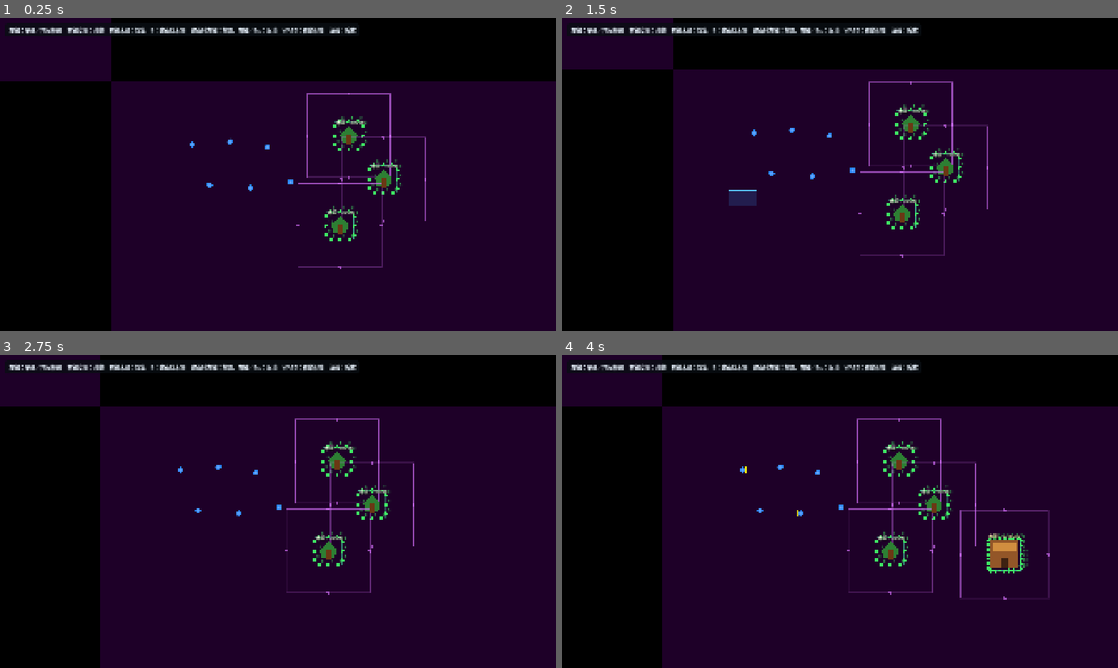
Above: before the commit, frames 1-4 (two rows, left to right).
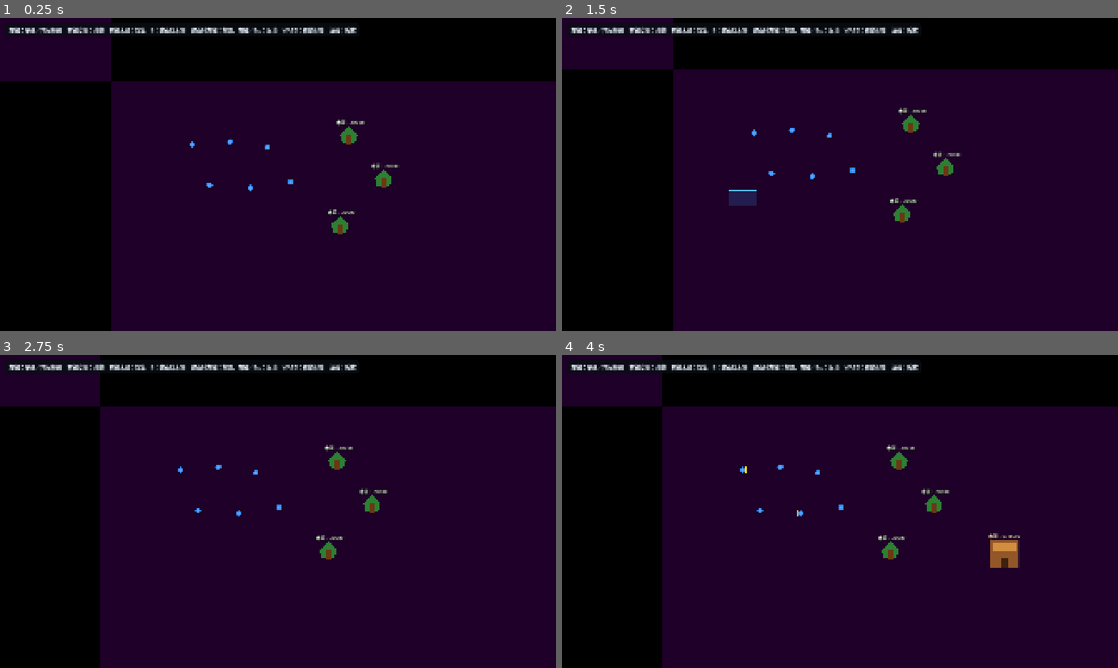
Above: after the commit, the same moments.

Repository: quittingjack/production_v3
Game: Godot game, scene res://scenes/main.tscn
Two runs of this game, one before a commit and one after it. Both use one fixed random seed, a clock stepped at 60 frames per second and the inputs below.
Inputs (mouse positions are in pixels of both pictures, inside the frame that each line leads up to):
- Up to frame 1 (0.25 s): no input
- Up to frame 2 (1.5 s): tap Enter at 0.5 s; move the mouse to (962, 158) at 0.52 s; tap S (camera_down) at 0.6 s; click (962, 158) at 0.67 s; tap Space at 1.25 s; drag from (728, 190) to (812, 237) at 1.27 s
- Up to frame 3 (2.75 s): move the mouse to (333, 442) at 2.02 s; tap D (camera_right) at 2.1 s; click (333, 442) at 2.17 s
- Up to frame 4 (4 s): tap Enter at 2.75 s; drag from (812, 574) to (673, 464) at 2.77 s; move the mouse to (1006, 558) at 3.52 s; tap B at 3.6 s; click (1006, 558) at 3.67 s

The runs differ from the first frame. In frame 1, 1.1% of the frame differs, in the area x 53-77%, y 24-81%; in frame 2, 1.1%; in frame 3, 1.1%; in frame 4, 1.6%, in the area x 51-88%, y 20-79%.

Commit message:
Enhance interaction mechanics by adding interaction range multipliers and hover effects for resource and building nodes

Diff:
--- a/scenes/building.tscn
+++ b/scenes/building.tscn
@@ -9,9 +9,9 @@
 script = ExtResource("1_building")
 max_storage = 10000
 obstacle_size = Vector2(32, 32)
+interaction_range_multiplier = 3.0
 interaction_slot_clearance = 4.0
 interaction_slot_spacing = 16.0
-debug_draw_interaction_slots = true
 
 [node name="Body" type="Polygon2D" parent="." unique_id=142718278]
 color = Color(0.58, 0.34, 0.16, 1)
--- a/scenes/wood_resource.tscn
+++ b/scenes/wood_resource.tscn
@@ -9,9 +9,9 @@
 script = ExtResource("1_resource")
 resource_amount = 20000
 obstacle_size = Vector2(16, 16)
+interaction_range_multiplier = 4.0
 interaction_slot_clearance = 4.0
 interaction_slot_spacing = 32.0
-debug_draw_interaction_slots = true
 
 [node name="Trunk" type="Polygon2D" parent="." unique_id=449471167]
 z_index = 1
--- a/scripts/interaction_slot_host.gd
+++ b/scripts/interaction_slot_host.gd
@@ -5,6 +5,11 @@
 	set(value):
 		obstacle_size = Vector2(maxf(value.x, 1.0), maxf(value.y, 1.0))
 		_request_slot_layout_rebuild()
+
+@export var interaction_range_multiplier := 1.0:
+	set(value):
+		interaction_range_multiplier = maxf(value, 0.01)
+		queue_redraw()
 
 @export var interaction_clearance := 40.0:
 	set(value):
@@ -38,10 +43,12 @@
 @export var obstacle_color: Color = Color(0.35, 0.7, 1.0, 0.85)
 @export var interaction_perimeter_color: Color = Color(0.3, 1.0, 0.75, 0.65)
 @export var approach_perimeter_color: Color = Color(0.85, 0.45, 1.0, 0.65)
+@export var hover_highlight_color: Color = Color(1.0, 0.92, 0.25, 0.9)
 
 var _interaction_slot_positions: Array[Vector2] = []
 var _interaction_slot_occupants: Array[Node] = []
 var _slot_layout_ready := false
+var _is_hovered := false
 
 
 func _ready() -> void:
@@ -148,12 +155,26 @@
 func get_navigation_obstacle_size() -> Vector2:
 	return obstacle_size
 
+
+func get_interaction_size() -> Vector2:
+	return obstacle_size * interaction_range_multiplier
+
+
 func contains_point(world_position: Vector2) -> bool:
+	var interaction_size := get_interaction_size()
 	var rect := Rect2(
-		global_position - obstacle_size * 0.5,
-		obstacle_size
+		global_position - interaction_size * 0.5,
+		interaction_size
 	)
 	return rect.has_point(world_position)
+
+
+func set_hovered(value: bool) -> void:
+	if _is_hovered == value:
+		return
+	_is_hovered = value
+	queue_redraw()
+
 
 func _request_slot_layout_rebuild() -> void:
 	if not _slot_layout_ready:
@@ -346,6 +367,19 @@
 
 
 func _draw() -> void:
+	if _is_hovered:
+		var half_interaction_size := get_interaction_size() * 0.5
+		draw_rect(
+			Rect2(-half_interaction_size, get_interaction_size()),
+			Color(hover_highlight_color, 0.12),
+			true
+		)
+		_draw_rectangle_outline(
+			half_interaction_size,
+			hover_highlight_color,
+			3.0
+		)
+
 	if not debug_draw_interaction_slots:
 		return
 
--- a/scripts/resource_node.gd
+++ b/scripts/resource_node.gd
@@ -29,14 +29,6 @@
 	return taken
 
 
-func contains_point(world_position: Vector2) -> bool:
-	var resource_rect := Rect2(
-		global_position - obstacle_size * 0.5,
-		obstacle_size
-	)
-	return resource_rect.has_point(world_position)
-
-
 func get_interaction_position(from_position: Vector2) -> Vector2:
 	return super.get_interaction_position(from_position)
 
--- a/scripts/selection_manager.gd
+++ b/scripts/selection_manager.gd
@@ -11,14 +11,25 @@
 var _is_dragging := false
 var _drag_start := Vector2.ZERO
 var _drag_current := Vector2.ZERO
+var _hovered_interaction_host: InteractionSlotHost
 
 
 func _ready() -> void:
 	_set_selection_box_visible(false)
 
 
+func _process(_delta: float) -> void:
+	if _is_building_placement_active():
+		_set_hovered_interaction_host(null)
+		return
+
+	var world_position := _screen_to_world(get_viewport().get_mouse_position())
+	_update_hovered_interaction_host(world_position)
+
+
 func _unhandled_input(event: InputEvent) -> void:
 	if _is_building_placement_active():
+		_set_hovered_interaction_host(null)
 		return
 
 	if event is InputEventMouseButton:
@@ -248,6 +259,26 @@
 
 	return closest_building
 
+
+func _update_hovered_interaction_host(world_position: Vector2) -> void:
+	var hovered_host: InteractionSlotHost = _find_resource_at(world_position)
+	if not hovered_host:
+		hovered_host = _find_building_at(world_position)
+	_set_hovered_interaction_host(hovered_host)
+
+
+func _set_hovered_interaction_host(host: InteractionSlotHost) -> void:
+	if (
+		is_instance_valid(_hovered_interaction_host)
+		and _hovered_interaction_host != host
+	):
+		_hovered_interaction_host.set_hovered(false)
+
+	_hovered_interaction_host = host
+	if is_instance_valid(_hovered_interaction_host):
+		_hovered_interaction_host.set_hovered(true)
+
+
 func _selection_rect() -> Rect2:
 	return Rect2(_drag_start, _drag_current - _drag_start).abs()
 
